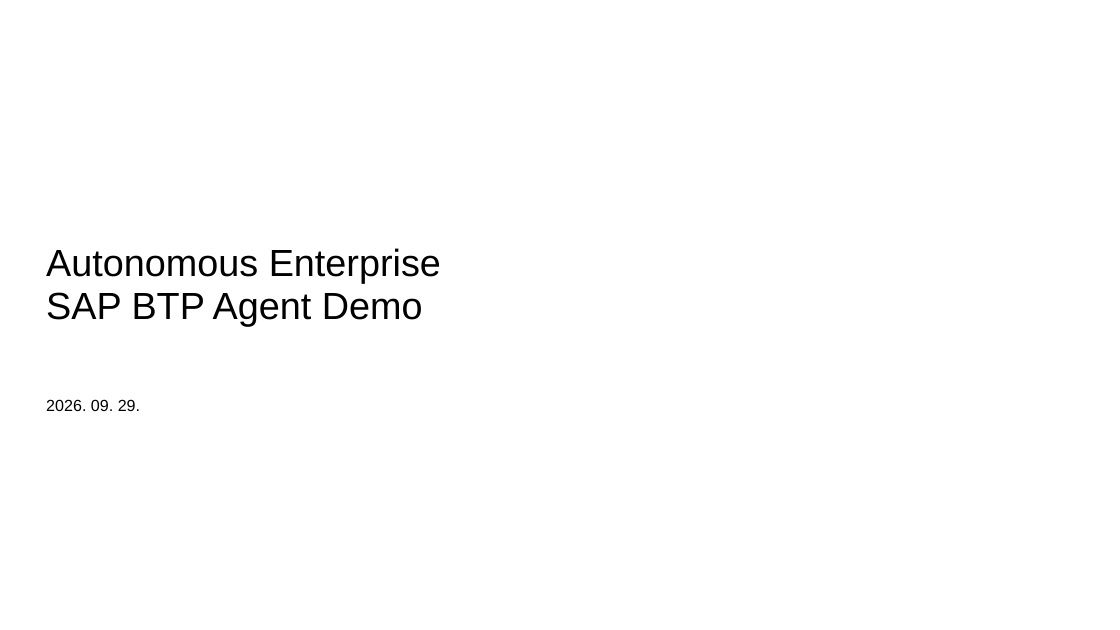
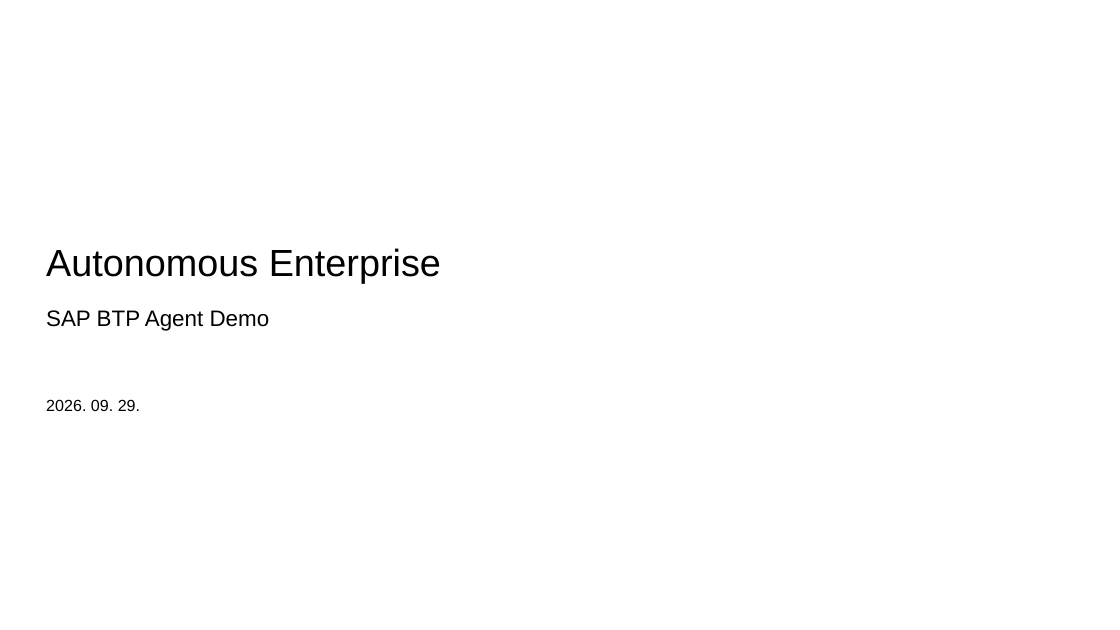
Before and after one commit to KyoungsupShin/sap_now, a slide deck: slide 1 of exports/SAP_NOW_editable.pptx. Drawn at 1120x630 pixels with LibreOffice and Linux fonts; fonts in the diff are those of the drawing; background and template pictures are left out. Boxes give left, top, right and bottom in pixels: in the first picture for what was removed or moved away, otherwise in the second. Text is boxed around its words. In the diff, an @@ line names an element or a change of style, - is before the commit and + after.

```diff
--- a/exports/SAP_NOW_editable.pptx
+++ b/exports/SAP_NOW_editable.pptx
@@ text "SAP BTP Agent Demo": place and size @@
-text "SAP BTP Agent Demo" at bbox=[46, 292, 423, 327]
+text "SAP BTP Agent Demo" at bbox=[46, 310, 270, 331]
@@ text "SAP BTP Agent Demo" at bbox=[46, 310, 270, 331]: size 32.4 to 19.2 pt @@
```
Also in this commit, not shown: 23 other slides changed.
